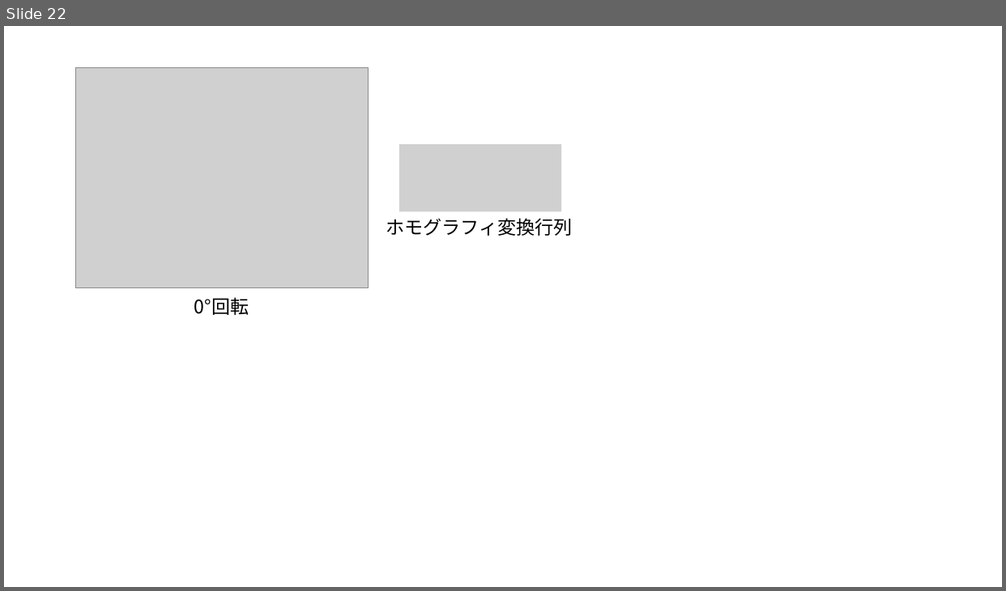
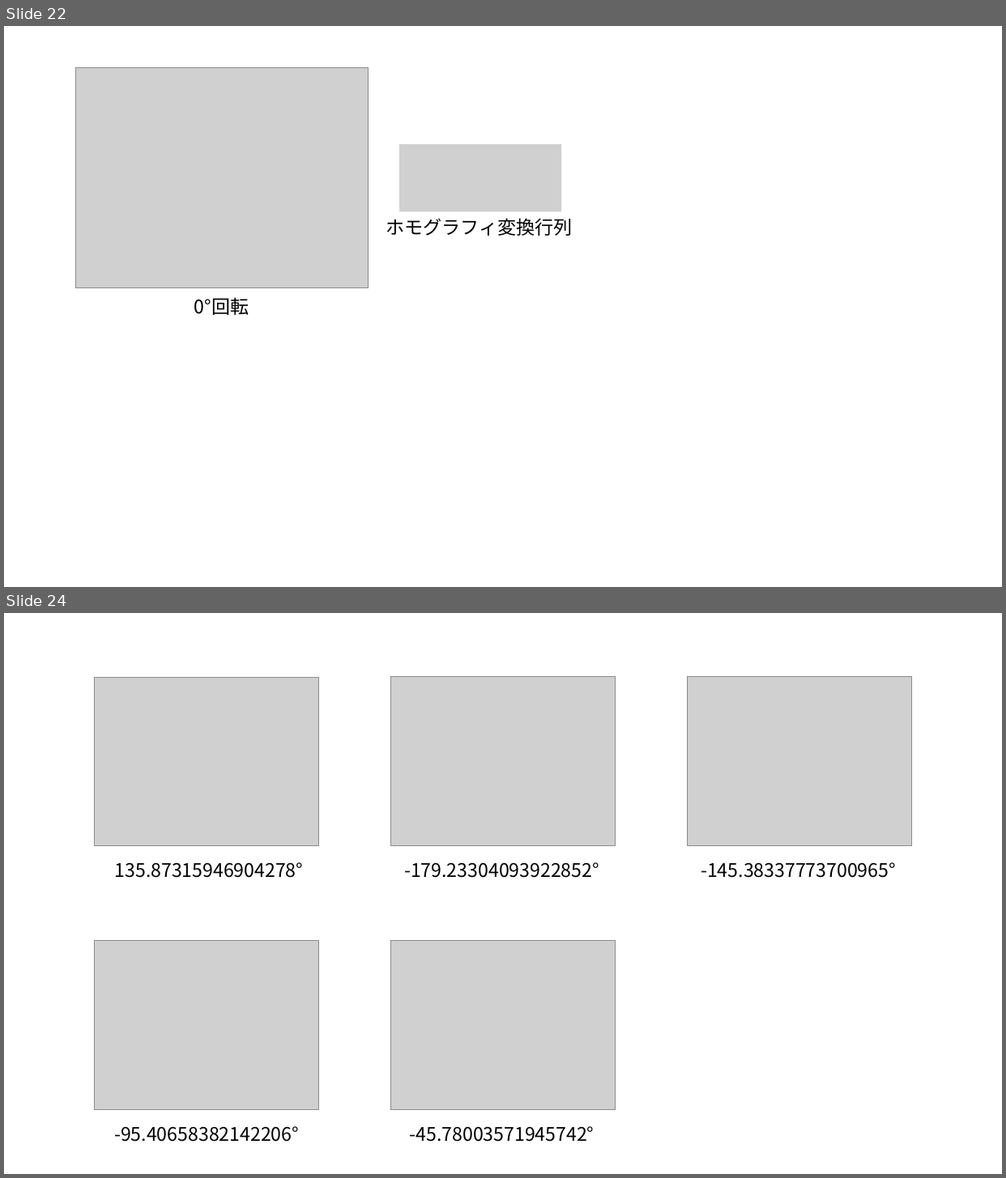
Before and after one commit to fukuchiyuki1225/Research, a slide deck: Slide/研究メモ.pptx. Shown one above the other, each under a label of ours: slide 22 before the commit, slides 22 and 24 after it; the slides between them are not shown. The pictures are 1006x591 and 1006x1178 pixels, drawn with LibreOffice and Linux fonts; fonts in the diff are those of the drawing; grey boxes stand for pictures. Boxes give left, top, right and bottom in pixels: in the first picture for what was removed or moved away, otherwise in the second. Text is boxed around its words. In the diff, an @@ line names an element or a change of style, - is before the commit and + after.

```diff
--- a/Slide/研究メモ.pptx
+++ b/Slide/研究メモ.pptx
@@ slide 24 added at box(4, 613, 1002, 1174), background #FFFFFF @@
@@ picture added at box(94, 677, 319, 846) @@
@@ picture added at box(390, 677, 616, 846) @@
@@ picture added at box(688, 677, 913, 845) @@
@@ text added at box(115, 862, 304, 878), 18 pt, text #000000 @@
+135.87315946904278°
@@ text added at box(404, 862, 599, 878), 18 pt, text #000000 @@
+-179.23304093922852°
@@ text added at box(701, 862, 896, 878), 18 pt, text #000000 @@
+-145.38337773700965°
@@ picture added at box(94, 941, 319, 1111) @@
@@ picture added at box(390, 941, 616, 1110) @@
@@ text added at box(114, 1127, 299, 1142), 18 pt, text #000000 @@
+-95.40658382142206°
@@ text added at box(410, 1127, 594, 1142), 18 pt, text #000000 @@
+-45.78003571945742°
```
Also in this commit, not shown: 1 other slide added.
